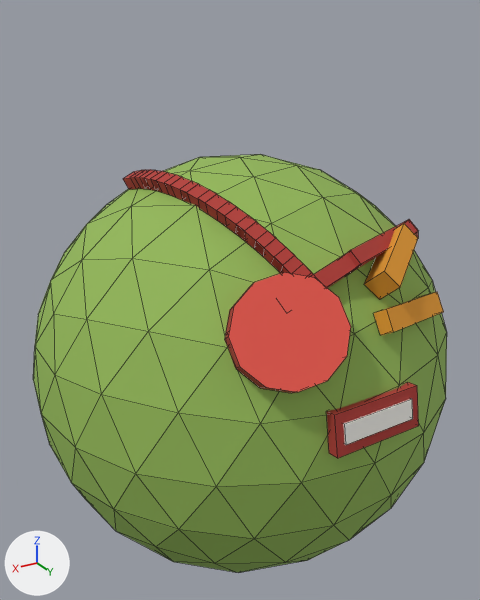
The FBX model Assets/_Project/Art/City/Characters/CH_Mermo_T4_Blink.fbx: old version first, new version second.
The view is the same before and after, from a 50 mm camera at (0.762, 1.268, 0.791) aimed at (-0.004, -0.008, 0.153). Arrows for +X, +Y and +Z are at lower left; the lights stay in place. The first picture is the older version. Mesh edges are drawn as thin lines. Where no turn or scale is listed for an object, it has been applied to the vertices. Vertices at exactly the same position are counted once.

In view in the first picture: 'CH_Mermo_T4_Blink'.
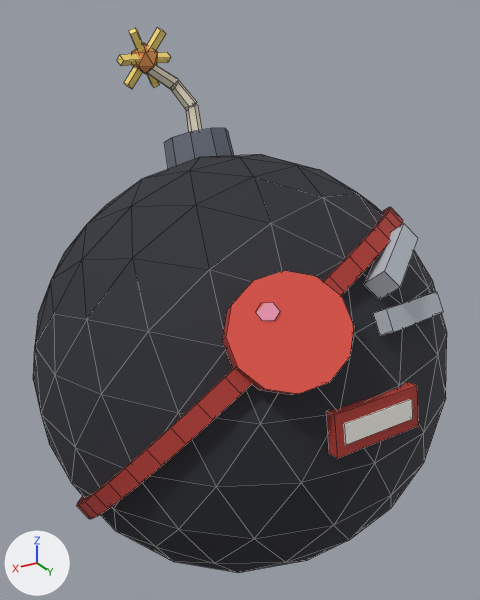
What differs and where, as boxes [x1, y1, x2, y2] in the pictures (480 x 600 px):
'CH_Mermo_T4_Blink', reshaped (30% taller): before [33, 154, 447, 573]; after [33, 27, 447, 573]
part 1 of me_ch_mermo_t4_blink, added (brown): after [132, 43, 158, 74]
part 2 of me_ch_mermo_t4_blink, rebuilt: before [225, 272, 351, 393]; after [222, 271, 354, 395]
part 3 of me_ch_mermo_t4_blink, added: after [164, 128, 234, 169]
part 4 of me_ch_mermo_t4_blink, deleted (red): before [123, 170, 312, 276]
part 5 of me_ch_mermo_t4_blink, built on: before [227, 219, 418, 334]; after [77, 207, 403, 519]
part 6 of me_ch_mermo_t4_blink, added: after [117, 27, 202, 132]
part 7 of me_ch_mermo_t4_blink, surface changed (green to black): [33, 154, 447, 573] in both

Diff of the bpy script that builds the scene:
```diff
--- a/Assets/_Project/Art/City/Characters/CH_Mermo_T4_Blink.fbx.py
+++ b/Assets/_Project/Art/City/Characters/CH_Mermo_T4_Blink.fbx.py
@@ me_ch_mermo_t4_blink @@
 # used by ob_ch_mermo_t4_blink; location = (0.0, 0.0, 0.0)
-me_ch_mermo_t4_blink.from_pydata(...)  # 362 vertices, 443 faces; spans x -0.511..0.5, y -0.5..0.508, z -0.5..0.5
+me_ch_mermo_t4_blink.from_pydata(...)  # 514 vertices, 574 faces; spans x -0.5..0.5, y -0.5..0.508, z -0.5..0.763
+# me_ch_mermo_t4_blink part 1: a new loose piece, an icosphere of 20 faces spanning x 0.069..0.131, y -0.298..-0.238, z 0.66..0.73, in mat_mat_citypalette (picture img_charpalette_png)
+# me_ch_mermo_t4_blink part 2: the loose piece of 24 vertices spanning x 0.034..0.254, y 0.32..0.485, z 0.172..0.373 is rebuilt with 24 vertices and now spans x 0.029..0.259, y 0.317..0.489, z 0.168..0.377
+# me_ch_mermo_t4_blink part 3: a new loose piece of 20 vertices spanning x -0.081..0.081, y -0.282..-0.097, z 0.404..0.545, in mat_mat_citypalette (picture img_charpalette_png)
+# me_ch_mermo_t4_blink part 4: 12 loose pieces with 96 vertices, spanning x -0.511..0.228, y -0.136..0.376, z 0.083..0.49, are deleted
+# me_ch_mermo_t4_blink part 5: 4 vertices moved from x 0.056..0.109, y 0.355..0.402, z 0.324..0.376 to x -0.216..-0.188, y 0.246..0.285, z 0.351..0.399; 44 vertices removed from x -0.505..0.247, y -0.034..0.403, z 0.148..0.39; 200 vertices added at x -0.472..0.472, y -0.422..0.422, z -0.399..0.396
+# me_ch_mermo_t4_blink part 6: 60 vertices added at x -0.015..0.175, y -0.304..-0.192, z 0.51..0.763
+# me_ch_mermo_t4_blink part 7: 340 kept faces spanning x -0.5..0.5, y -0.5..0.508, z -0.5..0.5 get new texture (UV) coordinates
 me_ch_mermo_t4_blink.materials.append(mat_mat_citypalette)
```
